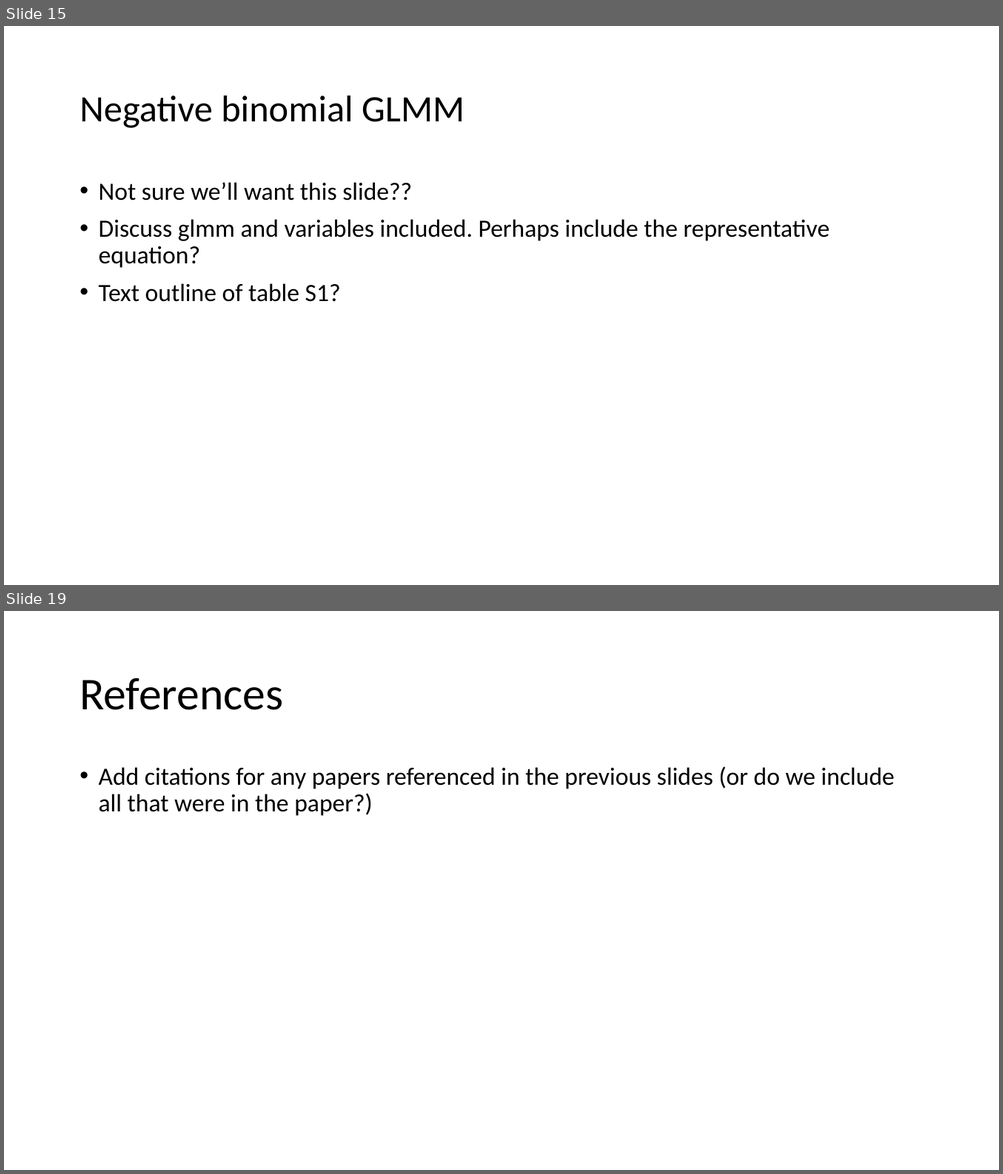
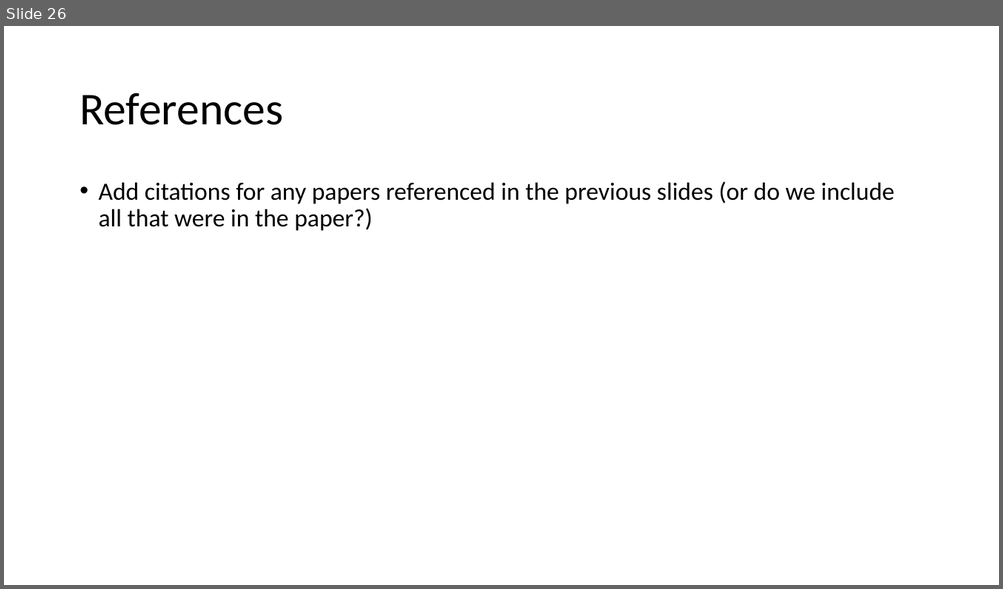
Before and after one commit to LukeABobay/larval-fish-community-analysis, a slide deck: PICES 2026 Presentation.pptx. Shown one above the other, each under a label of ours: slides 15 and 19 before the commit, slide 26 after it; the slides between them are not shown. The pictures are 1003x1174 and 1003x589 pixels, drawn with LibreOffice and Linux fonts; fonts in the diff are those of the drawing. Boxes give left, top, right and bottom in pixels: in the first picture for what was removed or moved away, otherwise in the second. Text is boxed around its words. In the diff, an @@ line names an element or a change of style, - is before the commit and + after.

Commit message:
Continue populating slides with changes discussed in last meeting

```diff
--- a/PICES 2026 Presentation.pptx
+++ b/PICES 2026 Presentation.pptx
@@ slide 15 removed at <box>4,26,999,585</box>, background #FFFFFF @@
@@ title removed at <box>79,96,464,128</box> @@
-Negative binomial GLMM
@@ text removed at <box>99,182,830,302</box> @@
-• Not sure we’ll want this slide??
-• Discuss glmm and variables included. Perhaps include the representative equation?
-• Text outline of table S1?
@@ what was slide 19 is now slide 26 @@
```
Also in this commit, not shown: 10 slides changed, 16 slides added, 8 other slides removed.
